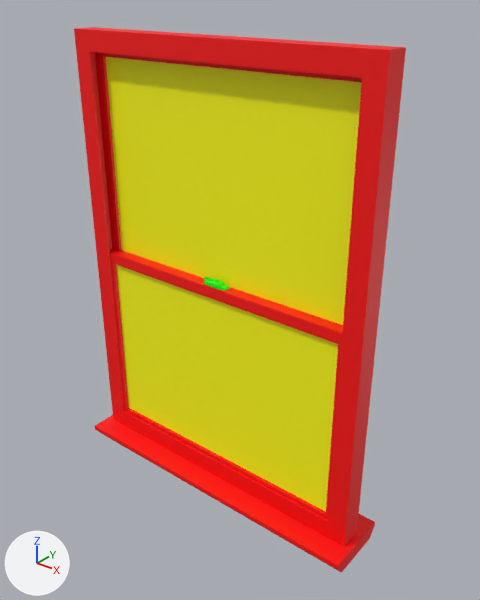
A saved change to the glTF model assets/windows/window_hung_44x60.glb.
Rendered twice from a camera (50 mm lens) standing at (5.297, 3.492, 2.388) and looking at (4.062, 5.037, 1.43). The lights are fixed; the arrows at lower left show +X, +Y and +Z. Where no turn or scale is listed for an object, it has been applied to the vertices. Vertices at the same position are counted once.

The first picture shows 'window_hung_44x60'.
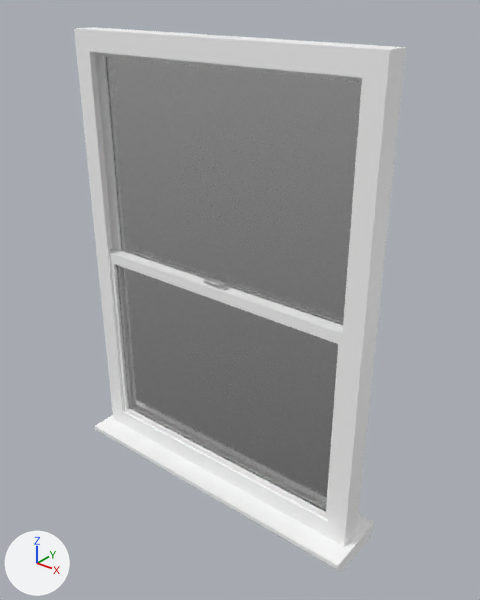
Where the change shows, as pixel boxes (x1, y1, x2, y2) in the pictures (480 x 600 px):
part 1 of me_mesh_017, recoloured (red to white)
    both: (74, 27, 406, 573)
part 2 of me_mesh_017, recoloured (yellow to white)
    both: (106, 57, 362, 512)
part 3 of me_mesh_017, recoloured (green to white)
    both: (203, 277, 230, 291)

Diff of the bpy script that builds the scene:
```diff
--- a/assets/windows/window_hung_44x60.glb.py
+++ b/assets/windows/window_hung_44x60.glb.py
@@ mat_glass_material @@
+mat_glass_material = principled_material('Glass_Material')
+mat_glass_material.base_color = (0.8, 0.8, 0.8)  # white #e7e7e7
+mat_glass_material.roughness = 0.1
+mat_glass_material.ior = 1.45
+mat_glass_material.transmission_weight = 1.0
@@ mat_frame_material @@
+mat_frame_material = principled_material('Frame_Material')
+mat_frame_material.base_color = (1.0, 1.0, 1.0)  # white #ffffff
@@ mat_metal_material @@
+mat_metal_material = principled_material('Metal_Material')
+mat_metal_material.base_color = (0.8, 0.8, 0.8)  # white #e7e7e7
+mat_metal_material.metallic = 1.0
+mat_metal_material.roughness = 0.3
@@ me_mesh_017 @@
 me_mesh_017.from_pydata(...)  # 202 vertices, 388 faces; spans x 3.42..4.58, y 4.88..5.12, z 0.66..2.24
 # used by ob_window_hung_44x60; location = (0.0, 0.0, 0.0)
+# me_mesh_017 part 1: all 152 faces that had it switch from mat_window_primary_mat (red #ff0000) to mat_frame_material (white #ffffff)
+# me_mesh_017 part 2: all 24 faces that had it switch from mat_window_secondary_mat (yellow #ffff00) to mat_glass_material (white #e7e7e7)
+# me_mesh_017 part 3: all 212 faces that had it switch from mat_window_tertiary_mat (green #00ff00) to mat_metal_material (white #e7e7e7)
```
